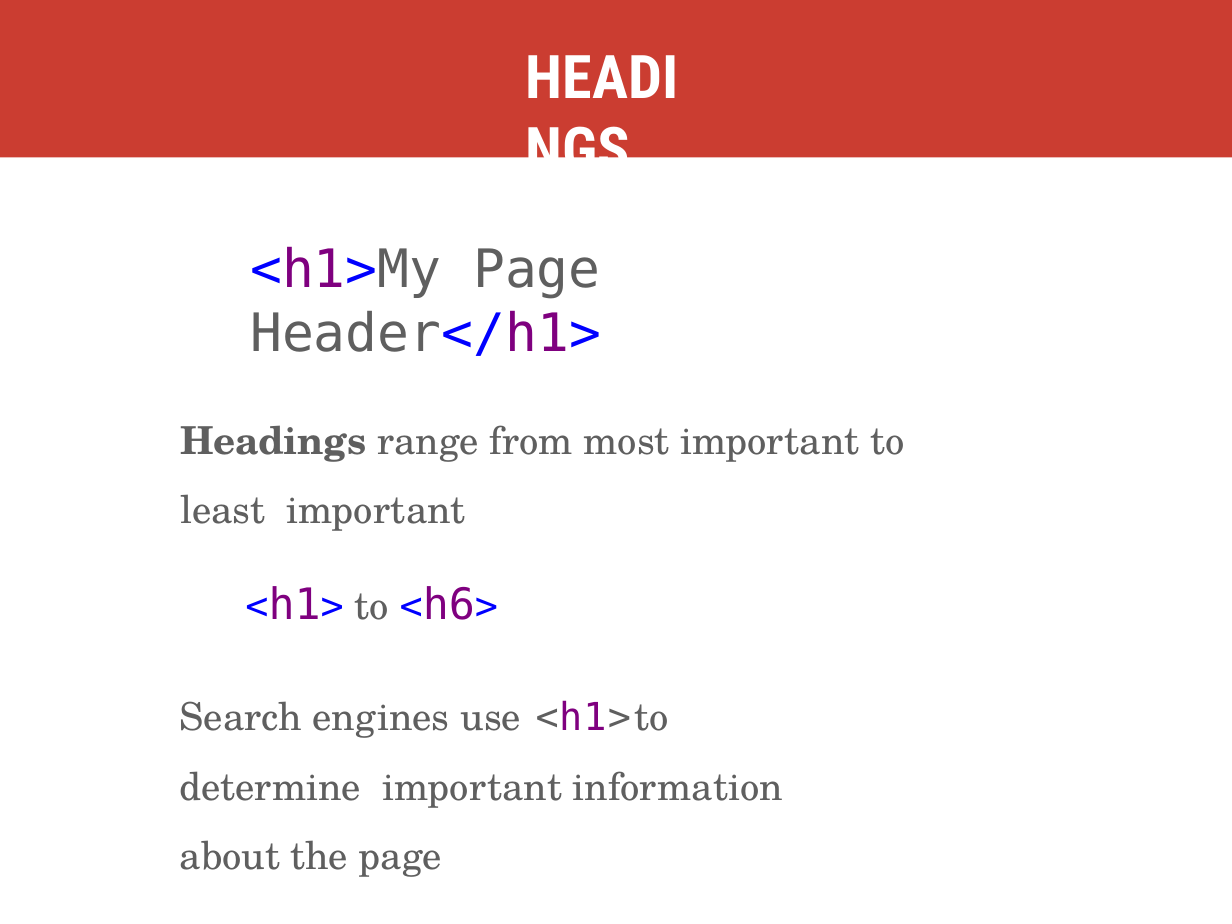
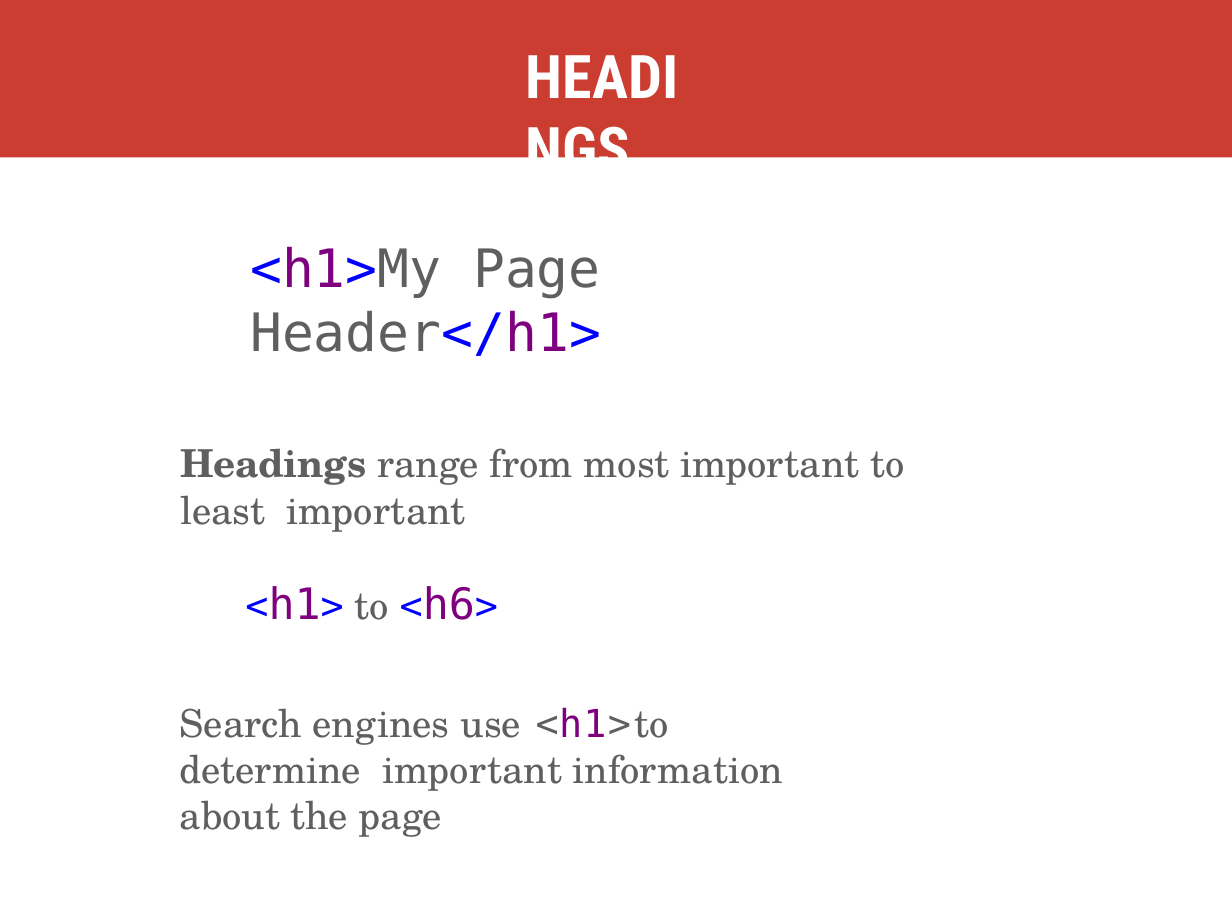
Before and after one commit to kweeket/dev-101, a slide deck: slide 34 of slides/week-1.pptx. Drawn at 1232x924 pixels with LibreOffice and Linux fonts; fonts in the diff are those of the drawing. Boxes give left, top, right and bottom in pixels: in the first picture for what was removed or moved away, otherwise in the second. Text is boxed around its words. In the diff, an @@ line names an element or a change of style, - is before the commit and + after.

```diff
--- a/slides/week-1.pptx
+++ b/slides/week-1.pptx
@@ text at [180,448,905,837]: line spacing 1.5 to 1 @@
```
Also in this commit, not shown: 15 other slides changed, 1 other file.
